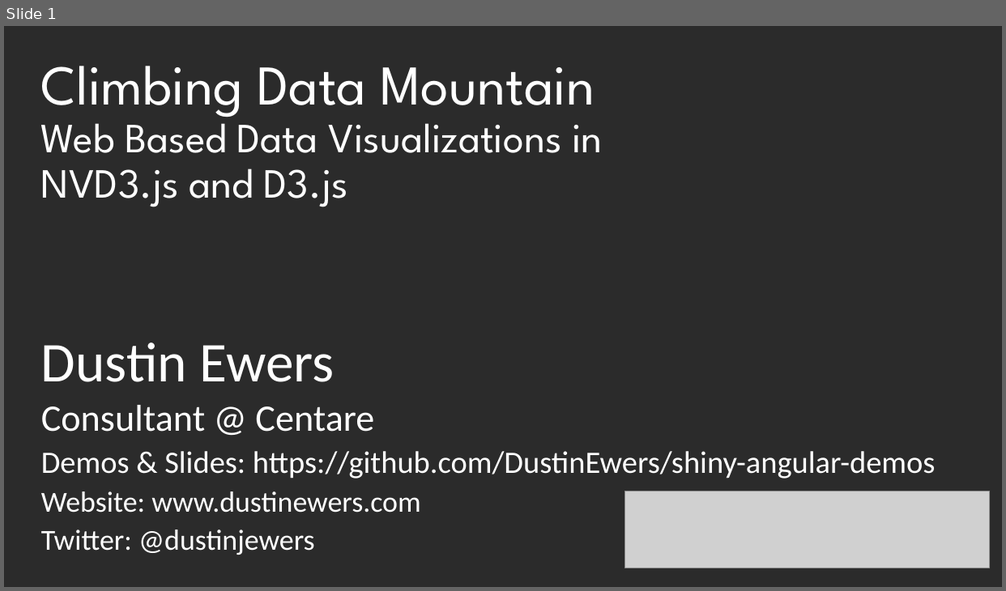
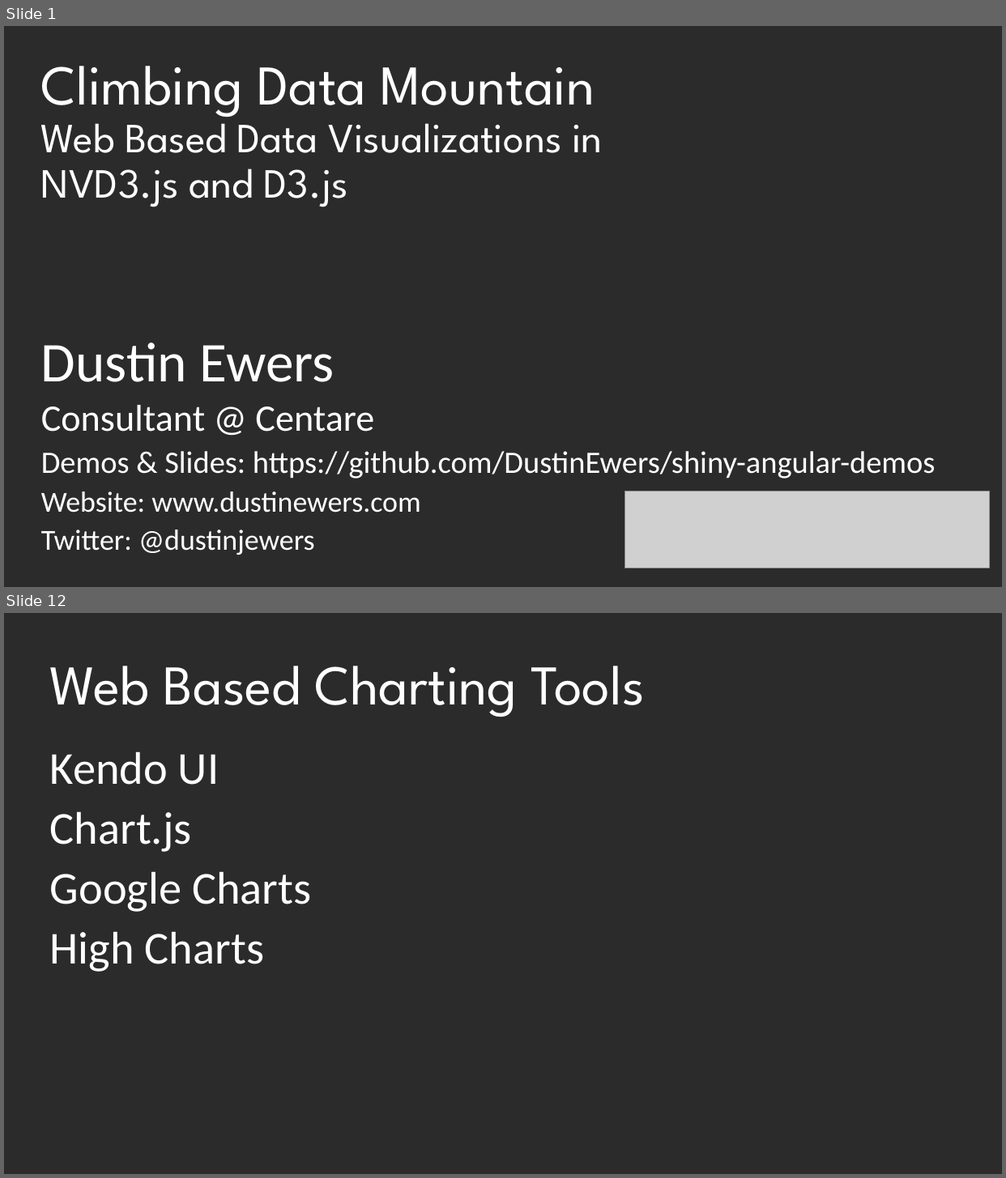
Before and after one commit to DustinEwers/d3-demos-data-mountain, a slide deck: slides/slides.pptx. Shown one above the other, each under a label of ours: slide 1 before the commit, slides 1 and 12 after it; the slides between them are not shown. The pictures are 1006x591 and 1006x1178 pixels, drawn with LibreOffice and Linux fonts; fonts in the diff are those of the drawing; grey boxes stand for pictures; background and template pictures are left out; a plain dark background stands for a picture behind light text. Boxes give left, top, right and bottom in pixels: in the first picture for what was removed or moved away, otherwise in the second. Text is boxed around its words. In the diff, an @@ line names an element or a change of style, - is before the commit and + after.

```diff
--- a/slides/slides.pptx
+++ b/slides/slides.pptx
@@ slide 12 added at [4, 613, 1002, 1174], background picture (left out) @@
@@ title added at [50, 666, 645, 717], 54 pt, text #FFFFFF @@
+Web Based Charting Tools
@@ text added at [50, 752, 311, 972], 44 pt, text #FFFFFF @@
+Kendo UI
+Chart.js
+Google Charts
+High Charts
```
Also in this commit, not shown: 1 slide changed, 19 other slides added, 1 slide removed.
